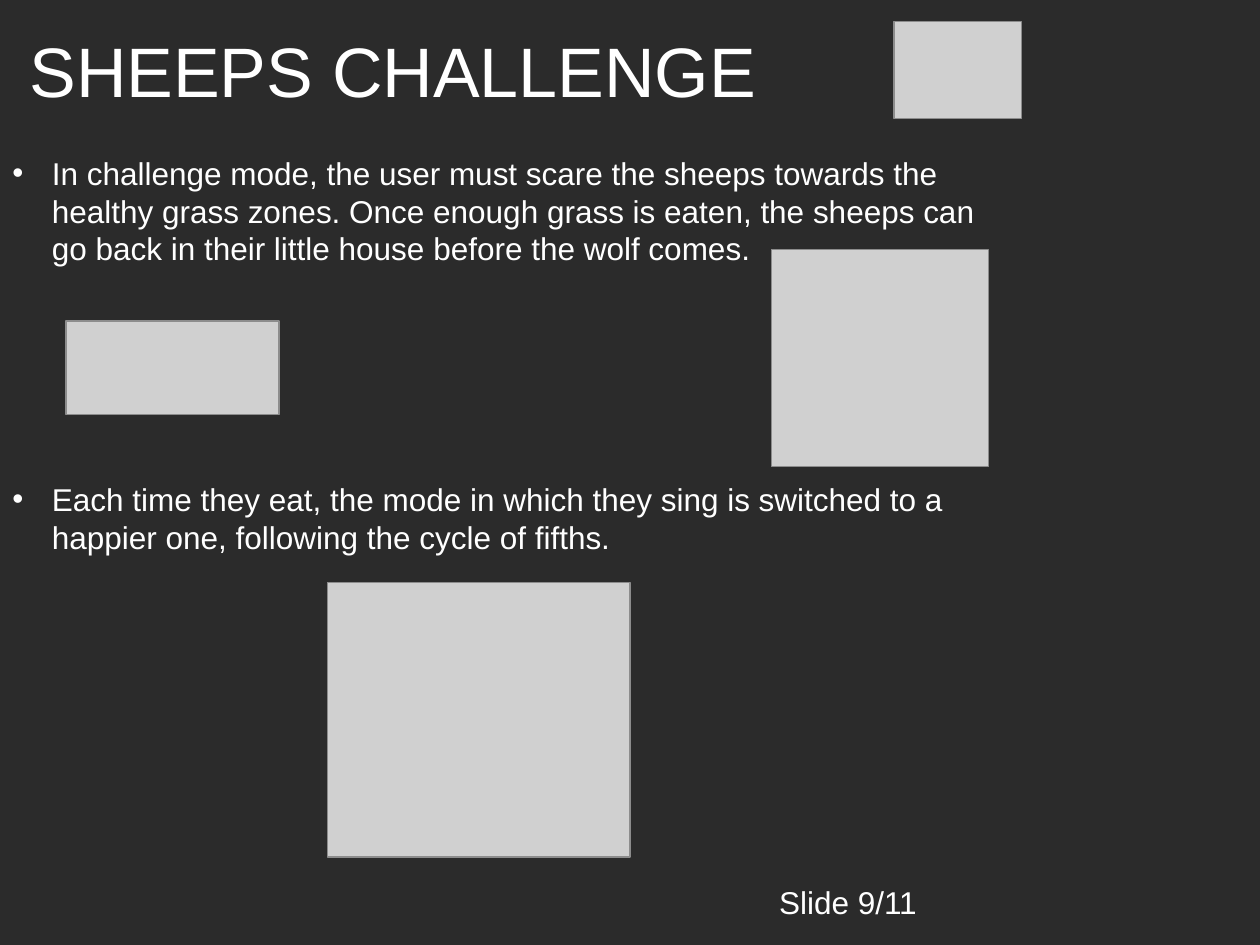
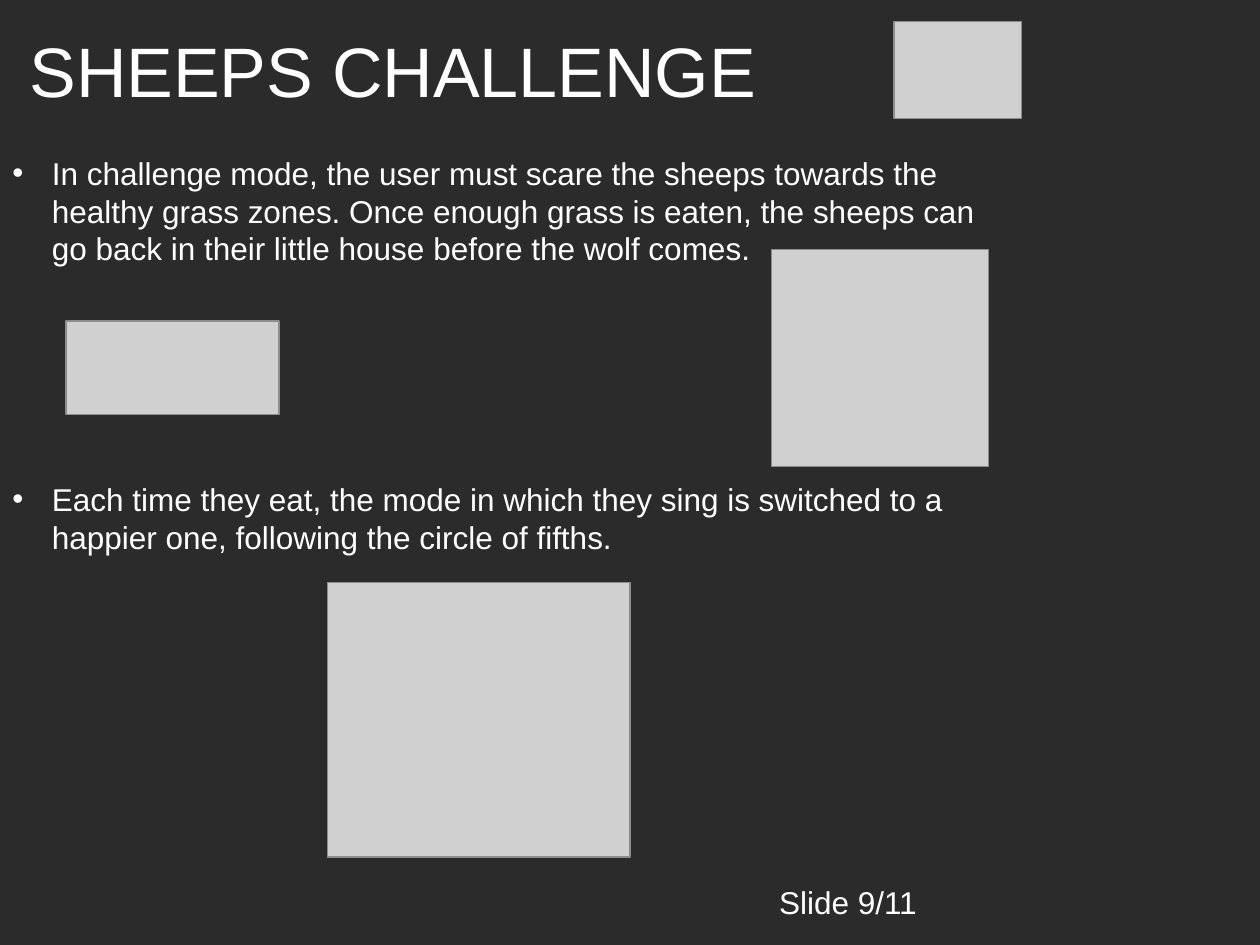
Before and after one commit to LorenzoCurcio/Progetto-ACTAM, a slide deck: slide 10 of Presentazione.pptx. Drawn at 1260x945 pixels with LibreOffice and Linux fonts; fonts in the diff are those of the drawing; grey boxes stand for pictures; background and template pictures are left out; a plain dark background stands for a picture behind light text. Boxes give left, top, right and bottom in pixels: in the first picture for what was removed or moved away, otherwise in the second. Text is boxed around its words. In the diff, an @@ line names an element or a change of style, - is before the commit and + after.

Commit message:
Mini Correzione

```diff
--- a/Presentazione.pptx
+++ b/Presentazione.pptx
@@ text at box(52, 488, 943, 555): text changed @@
-• Each time they eat, the mode in which they sing is switched to a happier one, following the cycle of fifths.
+• Each time they eat, the mode in which they sing is switched to a happier one, following the circle of fifths.
```
